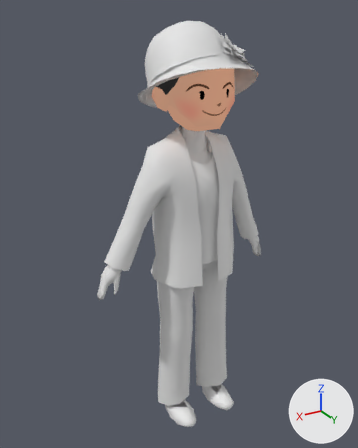
The Blender file writing/phil_auto_2.blend, before and after one commit.
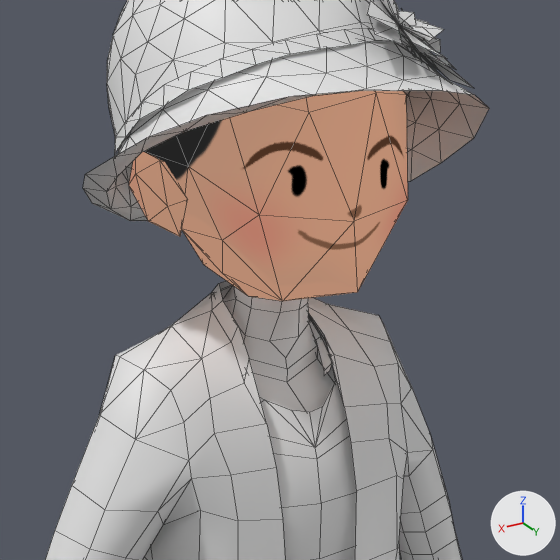
Each version appears first whole from a 50 mm lens placed at (0.98, 1.495, 1.677), pointed at (0.049, -0.056, 0.901), and next in a close-up on the part from 32% to 78% of the width and 9% to 47% of the height. The axes (+X, +Y, +Z) are drawn at lower right. The lights are the same throughout. The close-ups show mesh edges as thin lines.

Names of what the first close-up shows: 'band', 'collar', 'hat', 'head', 'head.001', 'neck', 'suit', 'suit.001'.
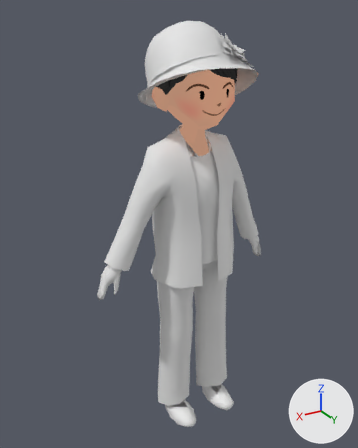
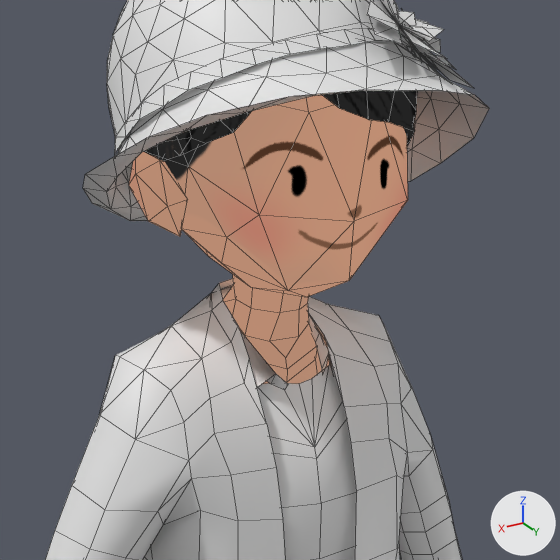
Diff of the bpy script that builds the scene:
```diff
--- a/writing/phil_auto_2.blend.py
+++ b/writing/phil_auto_2.blend.py
@@ mat_material_001 @@
+mat_material_001 = bpy.data.materials.new('Material.001')
+mat_material_001.use_nodes = True; mat_material_001.node_tree.nodes.clear()
+_N = mat_material_001.node_tree.nodes; _L = mat_material_001.node_tree.links
+n0 = _N.new('ShaderNodeOutputMaterial'); n0.name = 'Material Output'
+n1 = _N.new('ShaderNodeTexImage'); n1.name = 'Image Texture'
+n1.image = img_head_png_001
+_L.new(n1.outputs[0], n0.inputs[0])  # 'Color' to 'Surface'
@@ me_icosphere @@
-me_icosphere.from_pydata(...)  # 45 vertices, 39 faces; spans x -0.092..0.088, y -0.088..0.051, z 1.138..1.324
-me_icosphere.vertices[28].co = (-0.052, -0.016, 1.202)  # pixel (317, 358)
-me_icosphere.vertices[33].co = (0.055, -0.009, 1.206)
-me_icosphere.vertices[40].co = (-0.06, 0.019, 1.173)
-me_icosphere.vertices[41].co = (-0.092, -0.016, 1.194)
-me_icosphere.vertices[42].co = (0.088, -0.001, 1.175)
-me_icosphere.vertices[43].co = (-0.014, 0.051, 1.138)
-me_icosphere.vertices[44].co = (0.053, 0.032, 1.16)
+me_icosphere.from_pydata(...)  # 45 vertices, 39 faces; spans x -0.092..0.075, y -0.088..0.025, z 1.111..1.324
+# me_icosphere part 1
+me_icosphere.vertices[28].co = (-0.052, -0.019, 1.2)  # pixel (315, 359)
+me_icosphere.vertices[33].co = (0.053, -0.01, 1.204)
+me_icosphere.vertices[40].co = (-0.058, -0.015, 1.15)
+me_icosphere.vertices[41].co = (-0.092, -0.017, 1.193)
+me_icosphere.vertices[42].co = (0.068, -0.016, 1.157)
+me_icosphere.vertices[43].co = (0.002, 0.01, 1.111)
+me_icosphere.vertices[44].co = (0.046, 0.007, 1.147)
+# me_icosphere part 2: texture (UV) coordinates of 39 of 39 faces, centred in x -0.069..0.068, y -0.08..0.021, z 1.173..1.306, changed; they spanned u 0.0..0.96, v 0.0..1.0 and now span u 0.17..0.95, v 0.32..0.97
+me_icosphere.materials.append(mat_material)
@@ me_plane_001 @@
-me_plane_001.from_pydata(...)  # 34 vertices, 18 faces; spans x -0.0666..0.0775, y -0.0815..0.0222, z 1.1895..1.2808
+me_plane_001.from_pydata(...)  # 34 vertices, 18 faces; spans x -0.0513..0.0703, y -0.0815..0.0459, z 1.1886..1.2808
+# me_plane_001 part 3: 34 of 34 vertices moved; they spanned x -0.0666..0.0775, y -0.0815..0.0222, z 1.1895..1.2808 and now span x -0.0513..0.0703, y -0.0815..0.0459, z 1.1886..1.2808; mean shift (0.0013, 0.0066, 0.0025); largest move (0.0554, 0.0222, 1.1963) -> (0.0265, 0.0459, 1.1983)
@@ me_icosphere_004 @@
 me_icosphere_004.from_pydata(...)  # 40 vertices, 73 faces; spans x -0.124..0.146, y -0.18..0.125, z 1.287..1.594
-me_icosphere_004.vertices[1].co = (-0.096, -0.038, 1.339)
-me_icosphere_004.vertices[2].co = (-0.044, 0.069, 1.293)  # pixel (357, 292)
-me_icosphere_004.vertices[3].co = (0.113, 0.052, 1.36)  # pixel (222, 240)
-me_icosphere_004.vertices[11].co = (0.062, -0.07, 1.309)  # pixel (203, 264)
-me_icosphere_004.vertices[14].co = (0.052, 0.005, 1.288)  # pixel (248, 296)
-me_icosphere_004.vertices[17].co = (-0.091, 0.036, 1.328)
-me_icosphere_004.vertices[18].co = (0.049, 0.068, 1.295)  # pixel (282, 301)
-me_icosphere_004.vertices[39].co = (0.101, 0.033, 1.323)  # pixel (222, 273)
+# me_icosphere_004 part 4
+me_icosphere_004.vertices[1].co = (-0.088, -0.035, 1.343)
+me_icosphere_004.vertices[2].co = (-0.04, 0.059, 1.304)  # pixel (349, 280)
+me_icosphere_004.vertices[3].co = (0.106, 0.05, 1.362)  # pixel (226, 237)
+me_icosphere_004.vertices[11].co = (0.062, -0.06, 1.32)  # pixel (208, 256)
+me_icosphere_004.vertices[14].co = (0.047, 0.001, 1.297)  # pixel (250, 287)
+me_icosphere_004.vertices[17].co = (-0.086, 0.032, 1.341)
+me_icosphere_004.vertices[18].co = (0.044, 0.07, 1.305)  # pixel (288, 290)
+me_icosphere_004.vertices[39].co = (0.095, 0.02, 1.33)  # pixel (221, 263)
 me_icosphere_004.materials.append(mat_material)
@@ me_plane_003 @@
-me_plane_003.from_pydata(...)  # 45 vertices, 37 faces; spans x -0.145..0.145, y -0.052..0.085, z 0.771..1.21
+me_plane_003.from_pydata(...)  # 45 vertices, 37 faces; spans x -0.145..0.145, y -0.052..0.085, z 0.771..1.206
+# me_plane_003 part 5: 14 of 45 vertices moved; they spanned x -0.128..0.097, y -0.037..0.062, z 1.128..1.21 and now span x -0.128..0.109, y -0.025..0.061, z 1.128..1.206; mean shift (0.001, -0.009, 0.015); largest move (-0.023, 0.041, 1.165) -> (-0.022, 0.02, 1.192)
@@ ob_head_003 @@
+ob_head_003 = bpy.data.objects.new('head.003', me_icosphere_006)  # 36 vertices, 35 faces; spans x 0.0358..0.1482, y -0.0569..0.0867, z 1.4284..1.572
+ob_head_003.location = (0.0, 0.0, 0.0)
@@ ob_head_002 @@
+ob_head_002 = bpy.data.objects.new('head.002', me_icosphere_005)  # 36 vertices, 35 faces; spans x -0.135..0.059, y 0.0..0.121, z 1.436..1.585
+ob_head_002.location = (0.0, 0.0, 0.0)
```

Pixel boxes (x1, y1, x2, y2) of what changed, in the close-ups (560 x 560 px; the box of a moved part takes in the faces that stretch with it):
'head', reshaped: before (144, 90, 408, 301); after (144, 95, 408, 297)
'suit.001', reshaped: before (260, 357, 356, 560); after (257, 354, 356, 560)
'neck', recoloured, reshaped, surface changed (grey to brown): before (223, 286, 335, 412); after (223, 275, 329, 384)
'head.002', added: after (322, 90, 417, 147)
'head.003', added: after (146, 111, 251, 159)
'collar', reshaped: before (211, 286, 332, 376); after (208, 286, 334, 390)
part 1 of me_icosphere, moved or reshaped: before (249, 315, 335, 412); after (263, 327, 329, 384)
part 2 of me_icosphere, surface changed (grey to brown): before (223, 286, 317, 369); after (223, 275, 316, 369)
part 4 of me_icosphere_004, moved or reshaped: before (182, 166, 407, 301); after (182, 166, 407, 297)
part 5 of me_plane_003, moved or reshaped: before (260, 357, 356, 503); after (257, 354, 356, 503)
